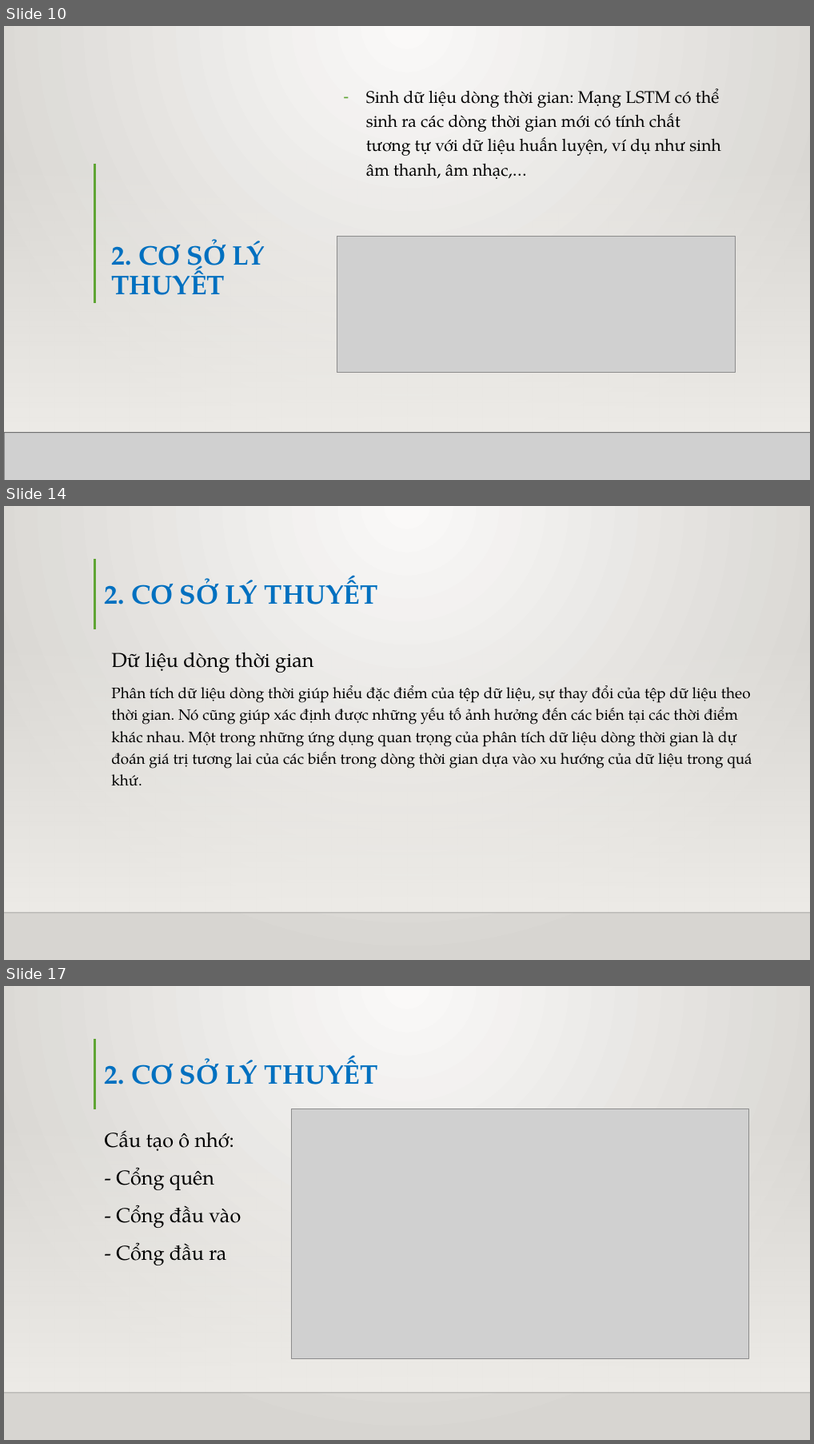
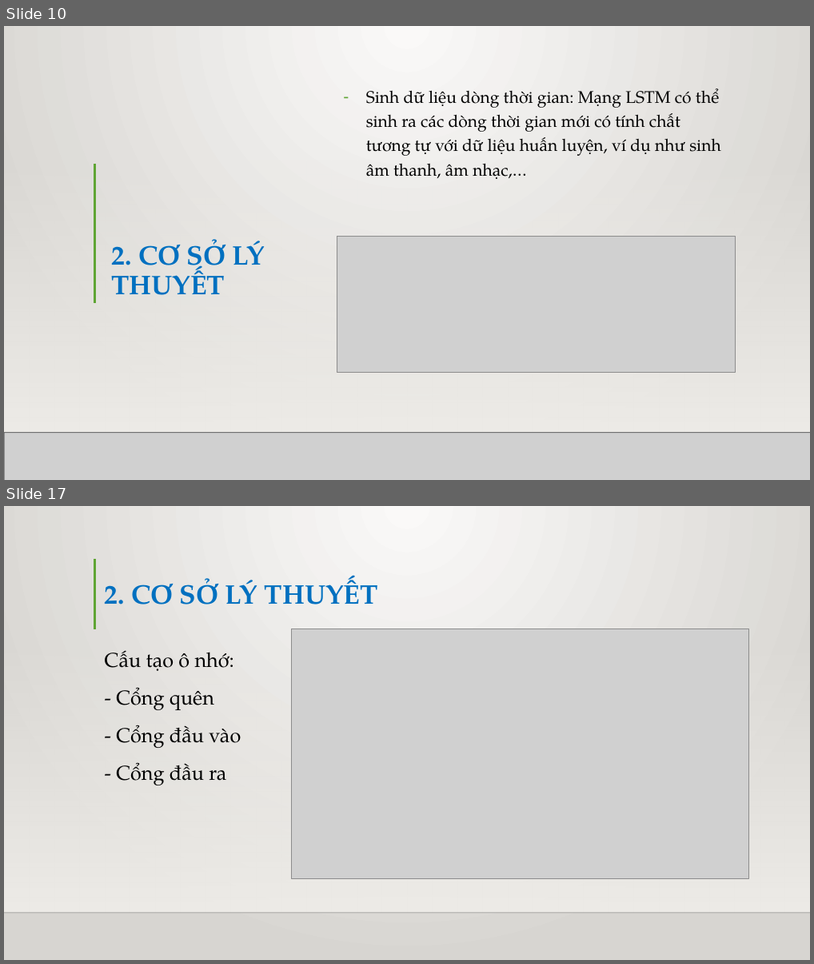
Before and after one commit to truyenda20ttb/cn-da20ttb-lethanhtruyen-lstm-python, a slide deck: thesis/abs/BÁO CÁO ĐỒ ÁN CHUYÊN NGÀNH.pptx. Shown one above the other, each under a label of ours: slides 10, 14 and 17 before the commit, slides 10 and 17 after it; the slides between them are not shown. The pictures are 814x1444 and 814x964 pixels, drawn with LibreOffice and Linux fonts; fonts in the diff are those of the drawing; grey boxes stand for pictures; background and template pictures are left out. Boxes give left, top, right and bottom in pixels: in the first picture for what was removed or moved away, otherwise in the second. Text is boxed around its words. In the diff, an @@ line names an element or a change of style, - is before the commit and + after.

```diff
--- a/thesis/abs/BÁO CÁO ĐỒ ÁN CHUYÊN NGÀNH.pptx
+++ b/thesis/abs/BÁO CÁO ĐỒ ÁN CHUYÊN NGÀNH.pptx
@@ slide 14 removed at <box>4,506,810,960</box>, background gradient #FAFAF9 to #D7D5D2; not listed: 3 template elements that a slide beside it also shows @@
@@ title removed at <box>105,576,378,604</box> @@
-2. CƠ SỞ LÝ THUYẾT
@@ text removed at <box>111,652,752,786</box> @@
-Dữ liệu dòng thời gian
-Phân tích dữ liệu dòng thời giúp hiểu đặc điểm của tệp dữ liệu, sự thay đổi của tệp dữ liệu theo thời gian. Nó cũng giúp xác định được những yếu tố ảnh hưởng đến các biến tại các thời điểm khác nhau. Một trong những ứng dụng quan trọng của phân tích dữ liệu dòng thời gian là dự đoán giá trị tương lai của các biến trong dòng thời gian dựa vào xu hướng của dữ liệu trong quá khứ.
```
Also in this commit, not shown: 17 slides changed, 2 slides added, 1 other slide removed.
